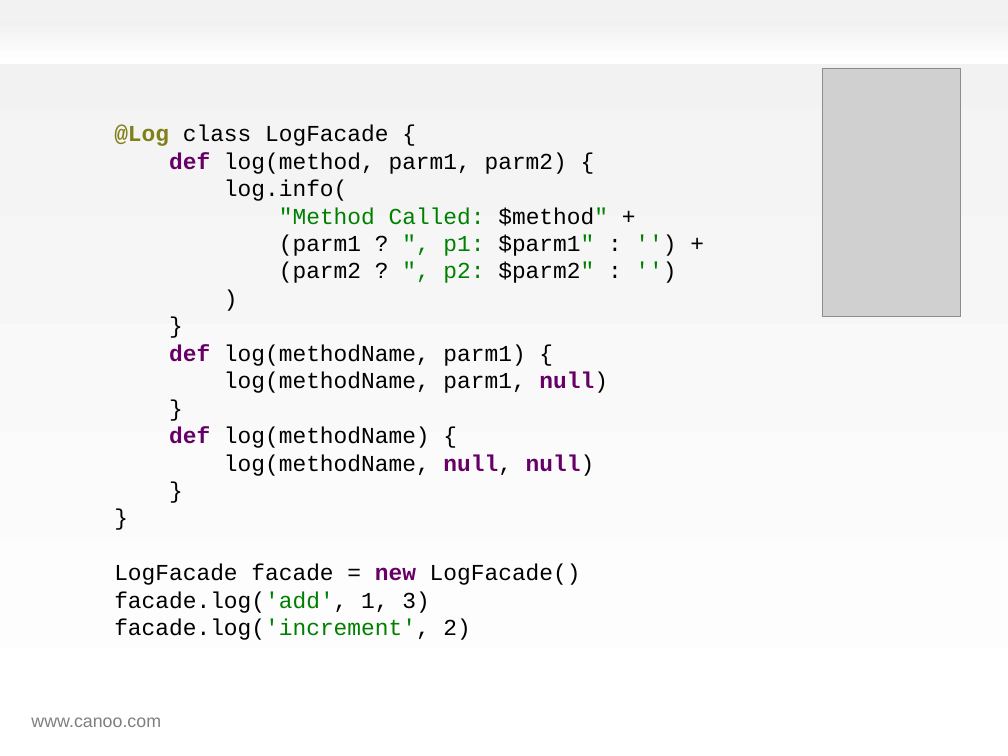
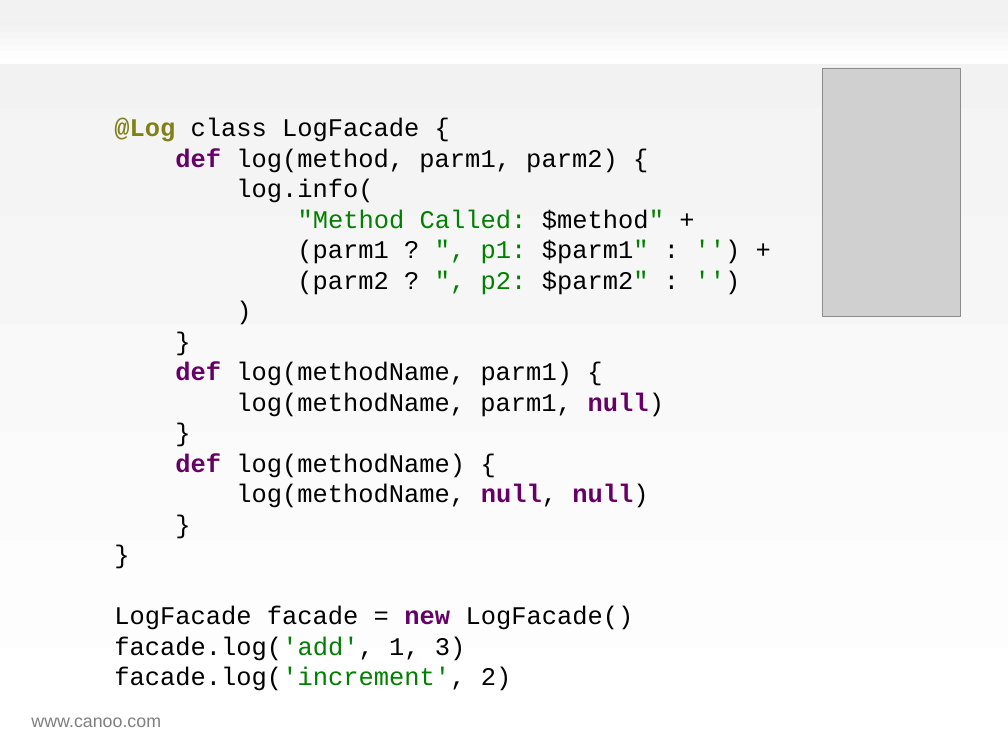
Before and after one commit to HamletDRC/presentations, a slide deck: slide 39 of effectivegroovy/effectivegroovy_gr82011.odp. Drawn at 1008x756 pixels with LibreOffice and Linux fonts; fonts in the diff are those of the drawing; grey boxes stand for pictures; background and template pictures are left out. Boxes give left, top, right and bottom in pixels: in the first picture for what was removed or moved away, otherwise in the second. Text is boxed around its words. In the diff, an @@ line names an element or a change of style, - is before the commit and + after.

```diff
--- a/effectivegroovy/effectivegroovy_gr82011.odp
+++ b/effectivegroovy/effectivegroovy_gr82011.odp
@@ text "@Log class LogFacade { def ...": place and size @@
-text "@Log class LogFacade { def ..." at box(114, 125, 608, 640)
+text "@Log class LogFacade { def ..." at box(114, 118, 664, 691)
@@ text "@Log class LogFacade { def ..." at box(114, 118, 664, 691): size 18 to 20 pt @@
```
Also in this commit, not shown: 2 other slides changed.
